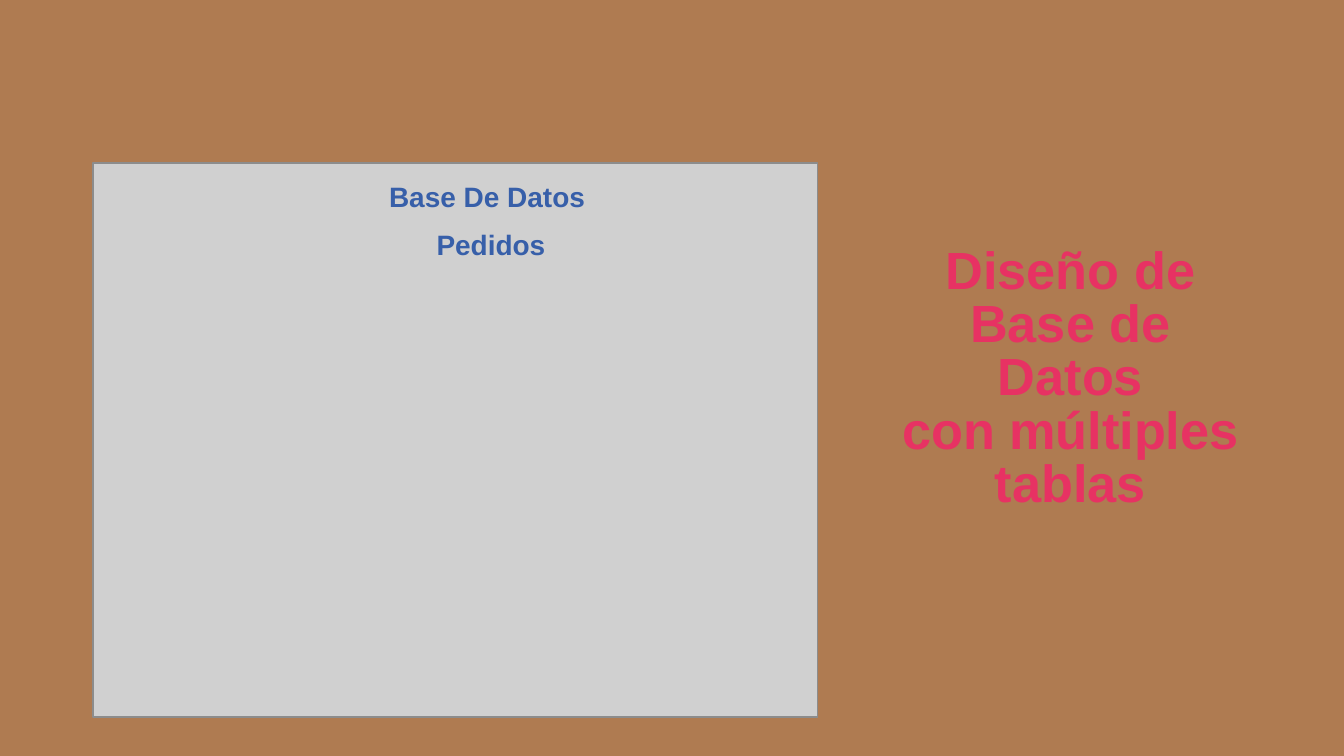
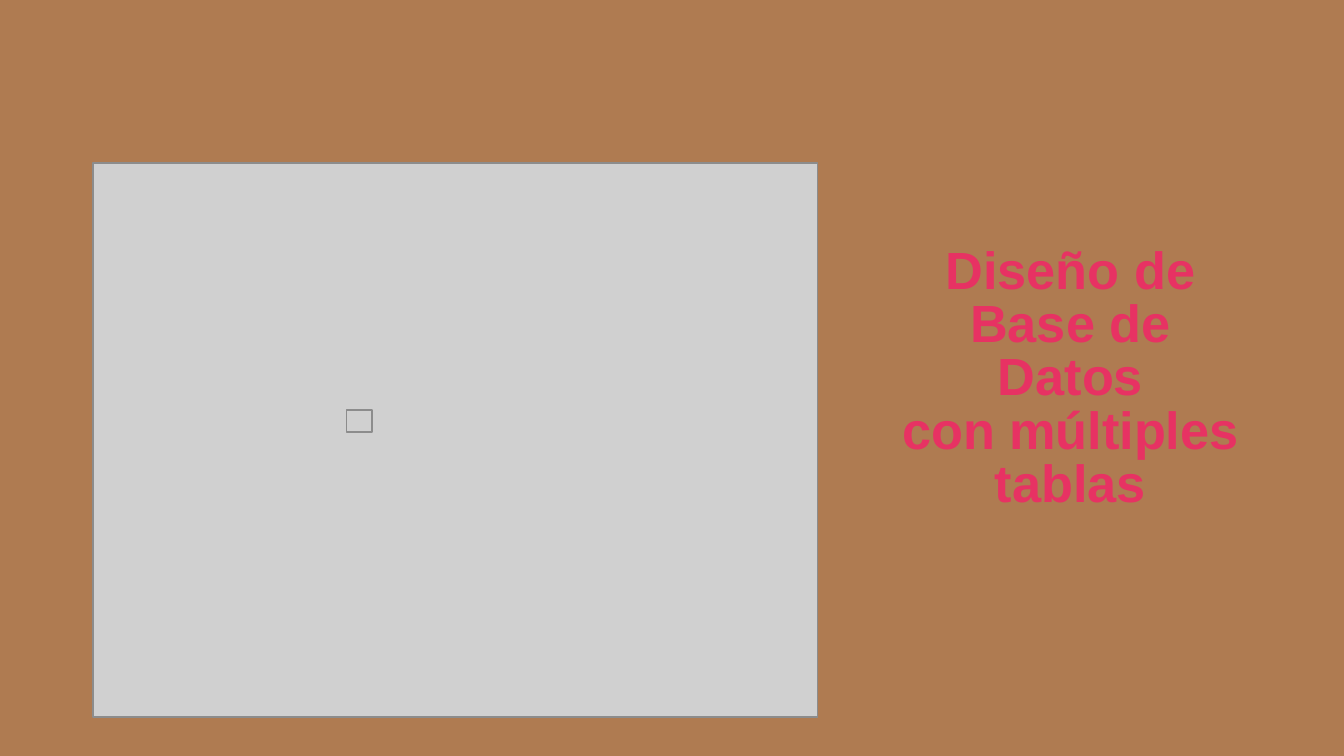
Before and after one commit to MISIONTIC-UN-2022/CICLO-III, a slide deck: slide 11 of COMPONENTE_TEORICO/Slide-Software - Sesión 12 - Semana 4.pptx. Drawn at 1344x756 pixels with LibreOffice and Linux fonts; fonts in the diff are those of the drawing; grey boxes stand for pictures; background and template pictures are left out. Boxes give left, top, right and bottom in pixels: in the first picture for what was removed or moved away, otherwise in the second. Text is boxed around its words. In the diff, an @@ line names an element or a change of style, - is before the commit and + after.

```diff
--- a/COMPONENTE_TEORICO/Slide-Software - Sesión 12 - Semana 4.pptx
+++ b/COMPONENTE_TEORICO/Slide-Software - Sesión 12 - Semana 4.pptx
@@ text removed at bbox=[389, 187, 585, 256] @@
-Base De Datos
-Pedidos
@@ picture added at bbox=[347, 410, 372, 433] @@
```
Also in this commit, not shown: 4 other slides changed.
